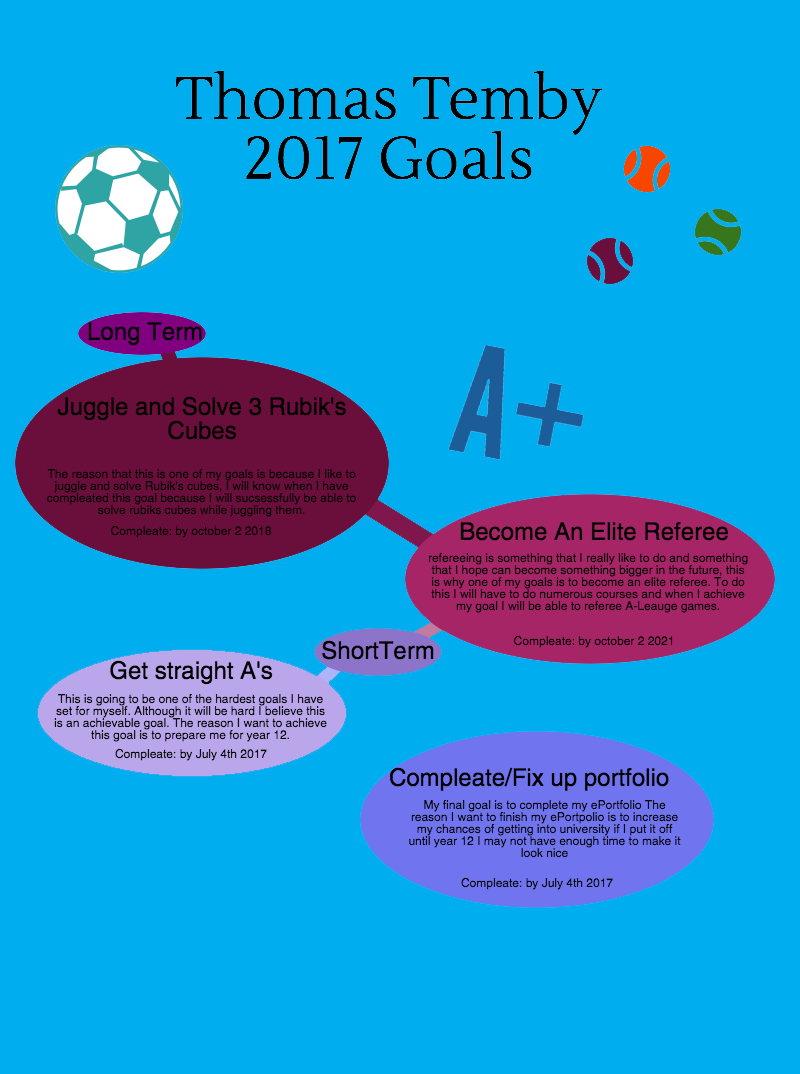
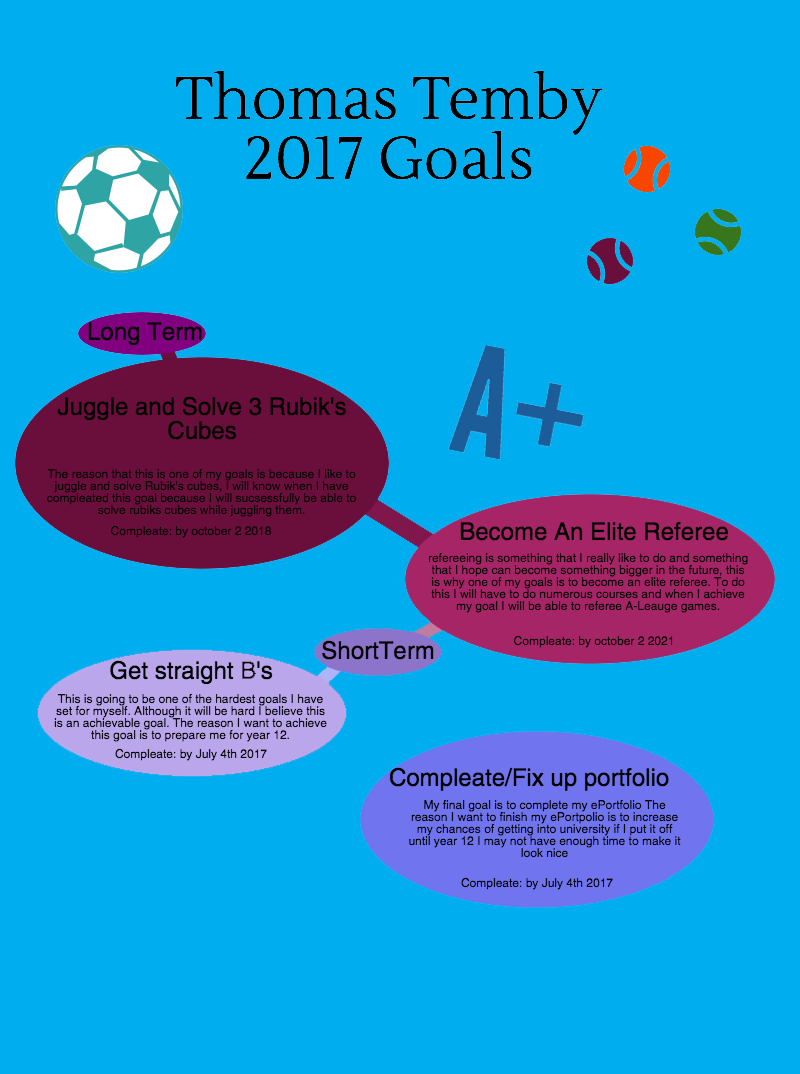
The second 800px x 1074px image is a revision of the first. Changes to its layers:
added layer "Layer 3" above "Layer 2" over [240, 661, 256, 679]
